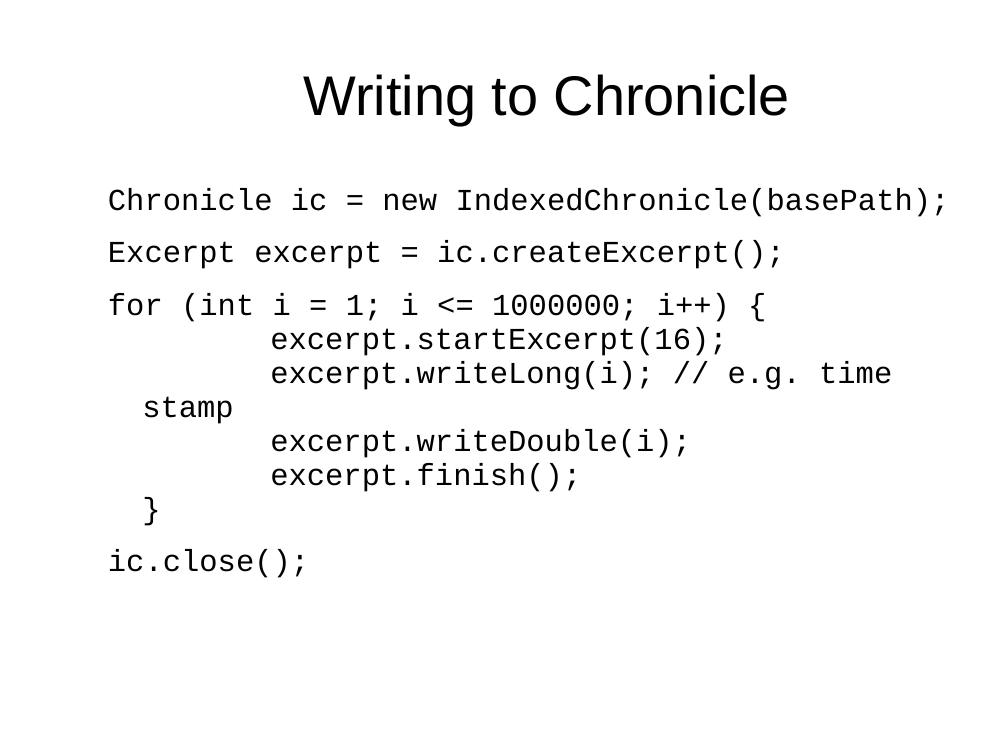
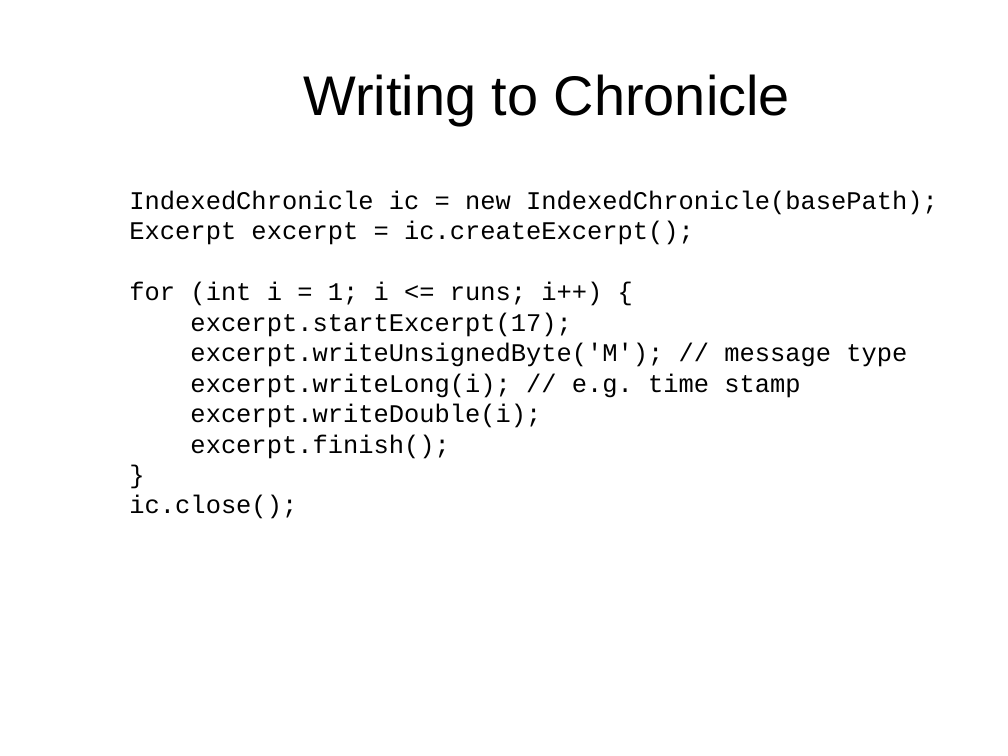
Before and after one commit to Vanilla-Java/Presentations, a slide deck: slide 9 of Introduction to Chronicle.ppt. Drawn at 1008x756 pixels with LibreOffice and Linux fonts; fonts in the diff are those of the drawing; background and template pictures are left out. Boxes give left, top, right and bottom in pixels: in the first picture for what was removed or moved away, otherwise in the second. Text is boxed around its words. In the diff, an @@ line names an element or a change of style, - is before the commit and + after.

```diff
--- a/Introduction to Chronicle.ppt
+++ b/Introduction to Chronicle.ppt
@@ text at (129,190,938,215): text changed; size 24 to 20 pt @@
-Chronicle ic = new IndexedChronicle(basePath);
+IndexedChronicle ic = new IndexedChronicle(basePath);
@@ text "IndexedChronicle ic = new IndexedChronicle(basePath);": place and size @@
-text "IndexedChronicle ic = new IndexedChronicle(basePath);" at (108,188,950,578)
+text "IndexedChronicle ic = new IndexedChronicle(basePath);" at (129,190,938,519)
@@ text at (129,220,694,519): size 24 to 20 pt in "Excerpt excerpt = ic.createExcerpt();", "ic.close();"; indent changed; line spacing 0.93 to 1; less space between paragraphs @@
@@ text at (129,281,907,459): text changed; size 24 to 20 pt @@
-for (int i = 1; i <= 1000000; i++) {
-excerpt.startExcerpt(16);
-excerpt.writeLong(i); // e.g. time stamp
-excerpt.writeDouble(i);
-excerpt.finish();
-}
+for (int i = 1; i <= runs; i++) {
+excerpt.startExcerpt(17);
+excerpt.writeUnsignedByte('M'); // message type
+excerpt.writeLong(i); // e.g. time stamp
+excerpt.writeDouble(i);
+excerpt.finish();
+}
```
Also in this commit, not shown: 7 other slides changed, 1 other file.
